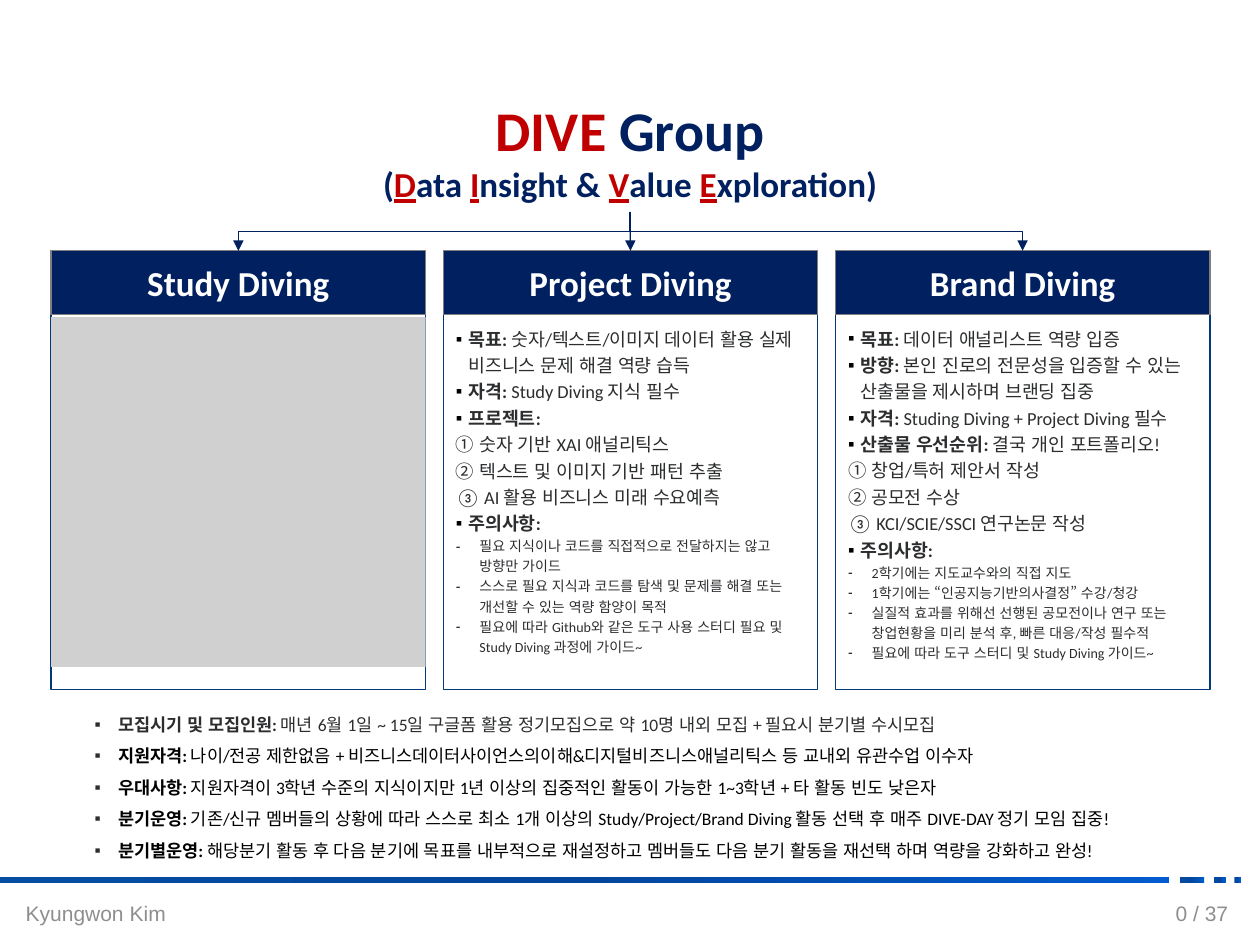
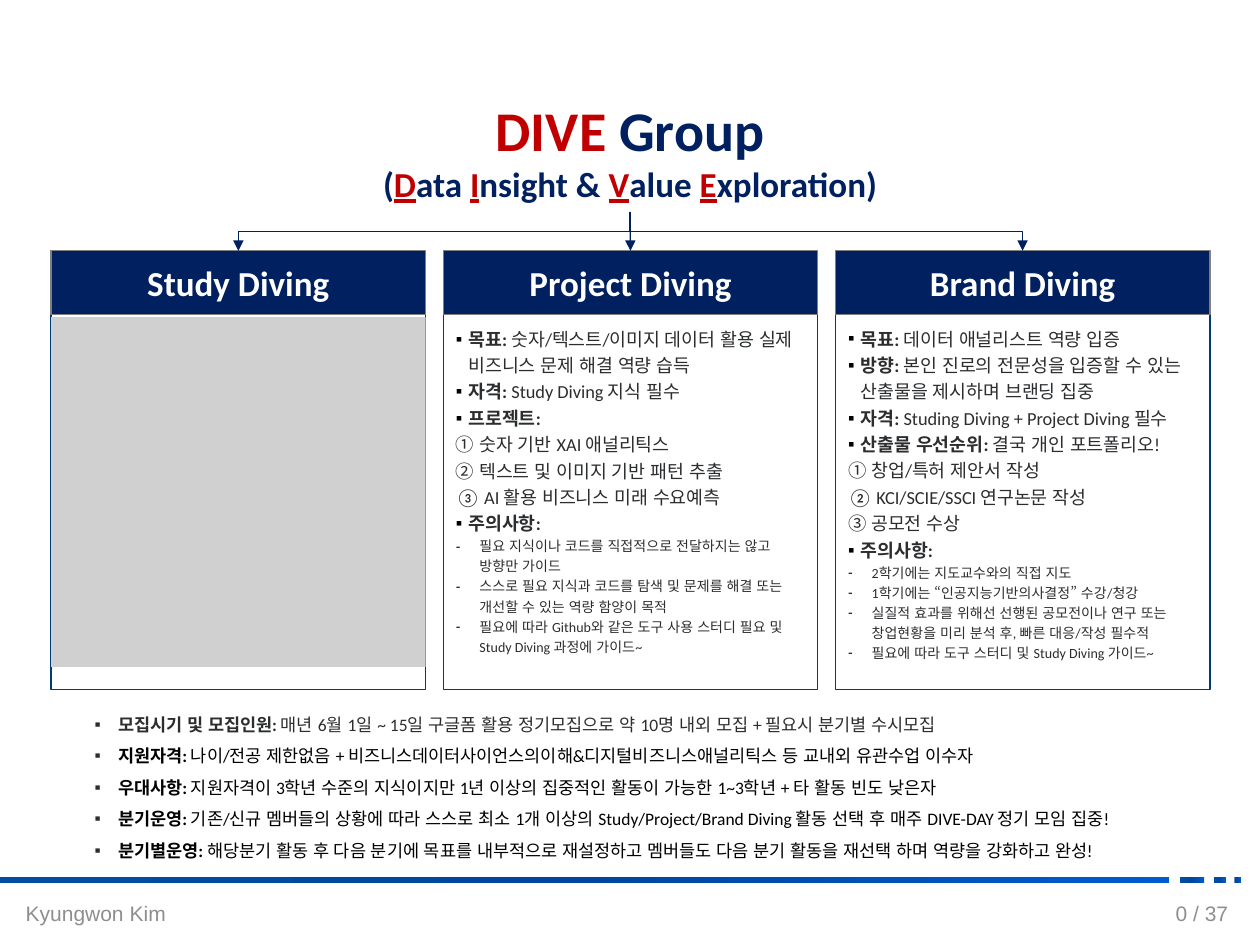
Before and after one commit to DataWizardd/DEBA-Research, a slide deck: slide 1 of [Document]/소개운영자료/[DIVE_운영방향_김경원교수].pptx. Drawn at 1260x945 pixels with LibreOffice and Linux fonts; fonts in the diff are those of the drawing; grey boxes stand for pictures; background and template pictures are left out. Boxes give left, top, right and bottom in pixels: in the first picture for what was removed or moved away, otherwise in the second. Text is boxed around its words. In the diff, an @@ line names an element or a change of style, - is before the commit and + after.

```diff
--- a/[Document]/소개운영자료/[DIVE_운영방향_김경원교수].pptx
+++ b/[Document]/소개운영자료/[DIVE_운영방향_김경원교수].pptx
@@ text at box(848, 489, 1087, 532): text changed @@
-② 공모전 수상
-③ KCI/SCIE/SSCI 연구논문 작성
+② KCI/SCIE/SSCI 연구논문 작성
+③ 공모전 수상
```
Also in this commit, not shown: 1 other file.
